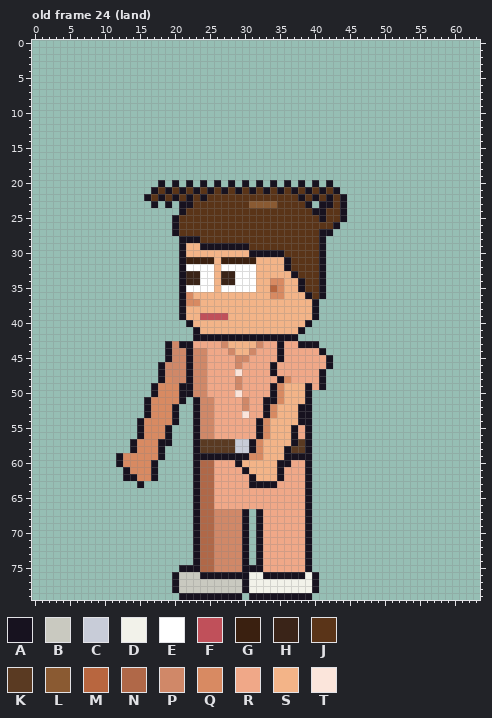
Two states of a pixel-art file, sprites/clients/client_denthyg_b_left_anim.aseprite. The first picture shows the starting point.
64x80 pixels, 123 frames. Colours within 5 levels of each other are drawn and written as one. Shown: old frame 24 (land). The commit also changed other frames, which this record leaves out.
Visible layers, top first: "Arm Top", "Hair", "Face", "Watch", "Near Arm", "Collar", "Belt", "Shirt", "Body", "Back Arm", "Pants", "Shoes".
Palette (. is transparent): A #17121f  B #c9c9c0  C #c8ccd8  D #f2f2ea  E #ffffff  F #c0505a  G #3a2010  H #3a2418  J #5a3418  K #5a3a22  L #8a5a32  M #b8663f  N #b06848  P #d08868  Q #d88a62  R #f0a888  S #f3b488  T #fbe5db
Pixels before, old frame 24 (land) (only the part around the change), first column x 4:
 6 ............................................................
 7 ............................................................
 8 ............................................................
 9 ............................................................
10 ............................................................
11 ............................................................
12 ............................................................
13 ............................................................
14 ............................................................
15 ............................................................
16 ............................................................
17 ............................................................
18 ............................................................
19 ............................................................
20 ..............A.A.A.A.A.A.A.A.A.A.A.A.A.....................
21 .............AJAJAJAJAJAJAJAJAJAJAJAJAJA....................
22 ............AJAJAJAJAJJJJJJJJJJJJJAJAJAJA...................
23 .............A.A.AAJJJJJJJJLLLLJJJJA.AAJA...................
24 .................AJJJJJJJJJJJJJJJJJJAAJJA...................
25 ................AJJJJJJJJJJJJJJJJJJJJAJJA...................
26 ................AJJJJJJJJJJJJJJJJJJJJJJA....................
27 ................AJJJJJJJJJJJJJJJJJJJJAA.....................
28 .................AAAJJJJJJJJJJJJJJJJJA......................
29 .................ASSAAAAAAAJJJJJJJJJJA......................
30 .................ASSSSSSSSSAAAAAJJJJJA......................
31 .................AGGGGSGGGGGSSSSAJJJJA......................
32 .................AEEEESEEEEESSSSAJJJJA......................
33 .................AHHEESHHEEESSSSSAJJJA......................
34 .................AHHEESHHEEESSQQSSAJJA......................
35 .................AEEEESEEEEESSMQSSAJJA......................
36 .................AQSSSSSSSSSSSQQSSSAJA......................
37 .................AQQSSSSSSSSSSSSSSSSA.......................
38 .................ASSSSSSSSSSSSSSSSSSA.......................
39 .................ASSFFFFSSSSSSSSSSSSA.......................
40 ..................ASSSSSSSSSSSSSSSSA........................
41 ...................ASSSSSSSSSSSSSSA.........................
42 ...................AAAAAAAAAAAAAAA..........................
43 ...............APAARRRRPSSSSPRRARRAAA.......................
44 ...............APPAPPRRRPSSPRRRARRRRRA......................
45 ...............APPAPPRRRRPPRRRRARRRRRRA.....................
46 ..............APPPAPPRRRRPRRRRARRRRRRRA.....................
47 ..............APPPAPPRRRRTRRRRARRRRRRA......................
48 ..............AQPPAPPRRRRPRRRRRAQRRRRA......................
49 .............AQQQAAPPRRRRPRRRRAQSSSARA......................
50 .............AQQQAAPPRRRRTRRRRAQSSSA........................
51 ............AQQQQA.APPRRRRPRRAAQSSSA........................
52 ............AQQQA..APPRRRRPRRAQSSSAA........................
53 ............AQQQA..APPRRRRTRRAQSSSAA........................
54 ...........AQQQQA..APPRRRRRRAQSSSSAA........................
55 ...........AQQQA...APPRRRRRRAQSSSARA........................
56 ...........AQQQA...APPRRRRRRAQSSSARA........................
57 ..........AQQQAA...AKKKKKCCAQSSSSAKA........................
58 ..........AQQQA....AKKKKKCCAQSSSAKKA........................
59 ........AQQQQQA....AAAAAAAAQQSSSAAAA........................
60 ........AQQQQA.....ANNRRRASSSSSAARRA........................
61 .........AQQQA.....ANNRRRRASSSSARRRA........................
62 .........AAQQA.....ANNRRRRRASSSARRRA........................
63 ...........A.......ANNRRRRRAAAARRRRA........................
64 ...................ANNRRRRRRRRRRRRRA........................
65 ...................ANNRRRRRRRRRRRRRA........................
66 ...................ANNRRRRRRRRRRRRRA........................
67 ...................ANNPPPPA.ARRRRRRA........................
68 ...................ANNPPPPA.ARRRRRRA........................
69 ...................ANNPPPPA.ARRRRRRA........................
70 ...................ANNPPPPA.ARRRRRRA........................
71 ...................ANNPPPPA.ARRRRRRA........................
72 ...................ANNPPPPA.ARRRRRRA........................
After the commit:
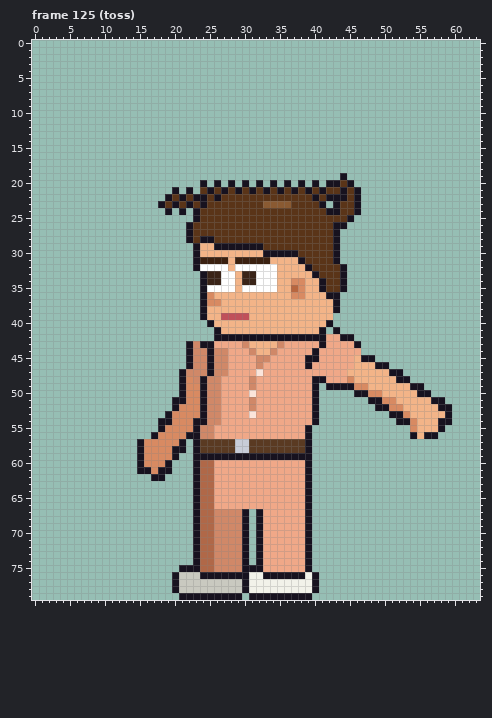
A new or re-ordered frame is compared with the old frame closest to it.
From old to new:
frames 123 -> 129
Changed rows in their new state; - is an unchanged pixel.
Frame 125 (toss) is new; against old frame 24 (land):
first column x 12:
19 --------------------------------A---------------
20 ------.-.-.--------------------AJA--------------
21 -----...A.A.-------------------JAJA-------------
22 ----...AJAJA--A-----------J----A-JA-------------
23 -----.AJAJ--A------JJ--LL--JJ-.AJJA-------------
24 -------A--.A----------------JJAAJJA-------------
25 --------...A-----------------J--JA--------------
26 --------..A---------------------A---------------
27 --------..A------------------JJA----------------
28 ---------.-JAA---------------JJA----------------
29 ---------..ASS-----AA--------JJA----------------
30 ---------..A-------SS---AA---JJA----------------
31 ---------..A--G-S---GG--SSA--JJA----------------
32 ---------..A--E-S---EEE-SSSA-JJJA---------------
33 ---------...AHHEESHHEEE--SSSAJJJA---------------
34 ---------...AHHEESHHEEES-QQSS-JJA---------------
35 ---------...A-E--S--EEES-MQSS-JJA---------------
36 ---------...AQ--------SS-QQSSSAA----------------
37 ---------...AQQ-------------SSSA----------------
38 ---------...A---------------SSSA----------------
39 ---------...ASS-FFF---------SSS-----------------
40 ----------...A-------------SSSA-----------------
41 -----------...A-----------SSSA-A----------------
42 -----------...------------AAAARRAA--------------
43 -------...-PAA-RRRP-SSSP--RRRARRRRA-------------
44 -------...---APPRRR-SSPR----ARRRRRR-------------
45 -------...---APP-RR-PP-R---AA-RRRRSAA-----------
46 ------....---APP-R--P-R----A--RRRRSSSAA---------
47 ------...AP--APP-R--T-R------RRRRSSSSSSAA-------
48 ------...AQ-APP--R-P---RR---A-RRRQSSSSSSAA------
49 -----....-QQAPP--R-P--RRRRRRA.AAAAQQSSSSSSAA----
50 -----....-QQAPP--R-T--RRRRRRA-----AAQQSSSSSAA---
51 ----....A-QQA-P---RP-RRRRRRRA-------AAQQSSSSSAA-
52 ----....-QQQA-P---RP-RRRRRRRA--------AAQQSSSSSAA
53 ----...AQQQQA-P---RT-RRRRRRRA----------AAQSSSSSA
54 ---...AAQQQ-A-P-----RRRRRRRRA-----------AAQSSSAA
55 ---...AQQQQ---------RRRRRR----------------QSSSA-
56 ---..A-QQQA---------RRRRRR----------------ASAA--
57 --.A--QQQA---------KKKKKKK----------------------
58 --.A--QQAA---------KKKKKK-----------------------
59 ...A--QQA----------AAAAA------------------------
60 ...A-QQA---------RRRRRRRR-----------------------
61 -..AAQAA----------RRRRRR------------------------
62 -....-A------------RRRRR------------------------
63 ---.---------------RRRR-------------------------
Changed places in both pictures, as pixel boxes (x1, y1, x2, y2):
changed: (116, 173, 452, 488)
